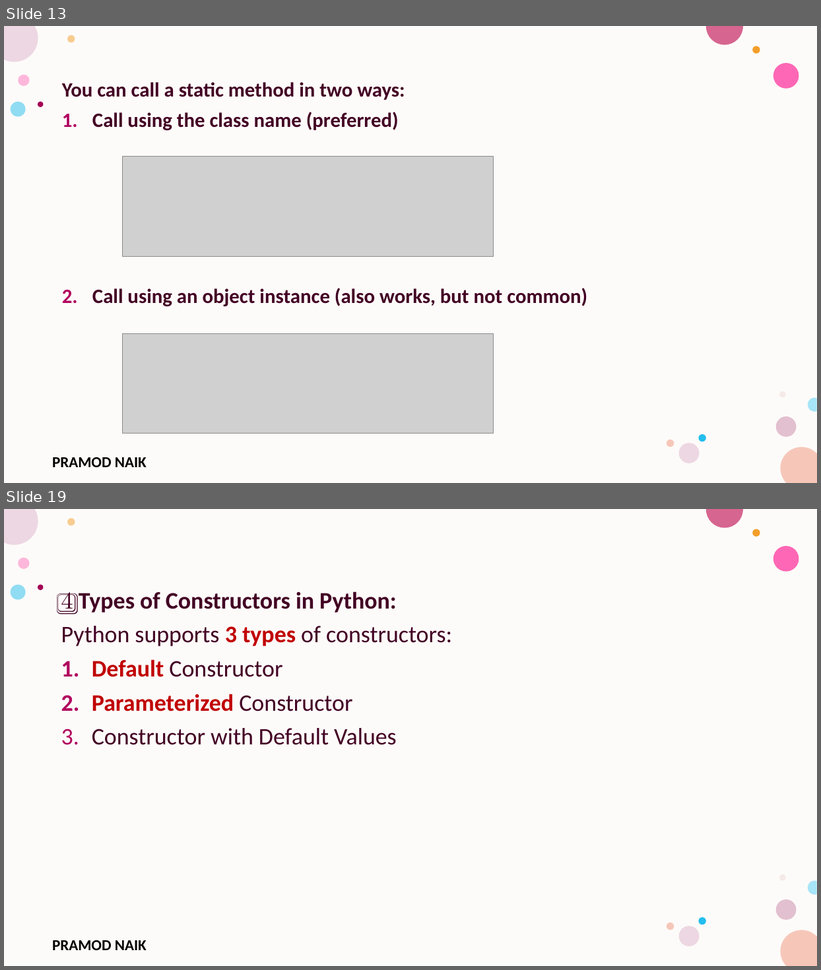
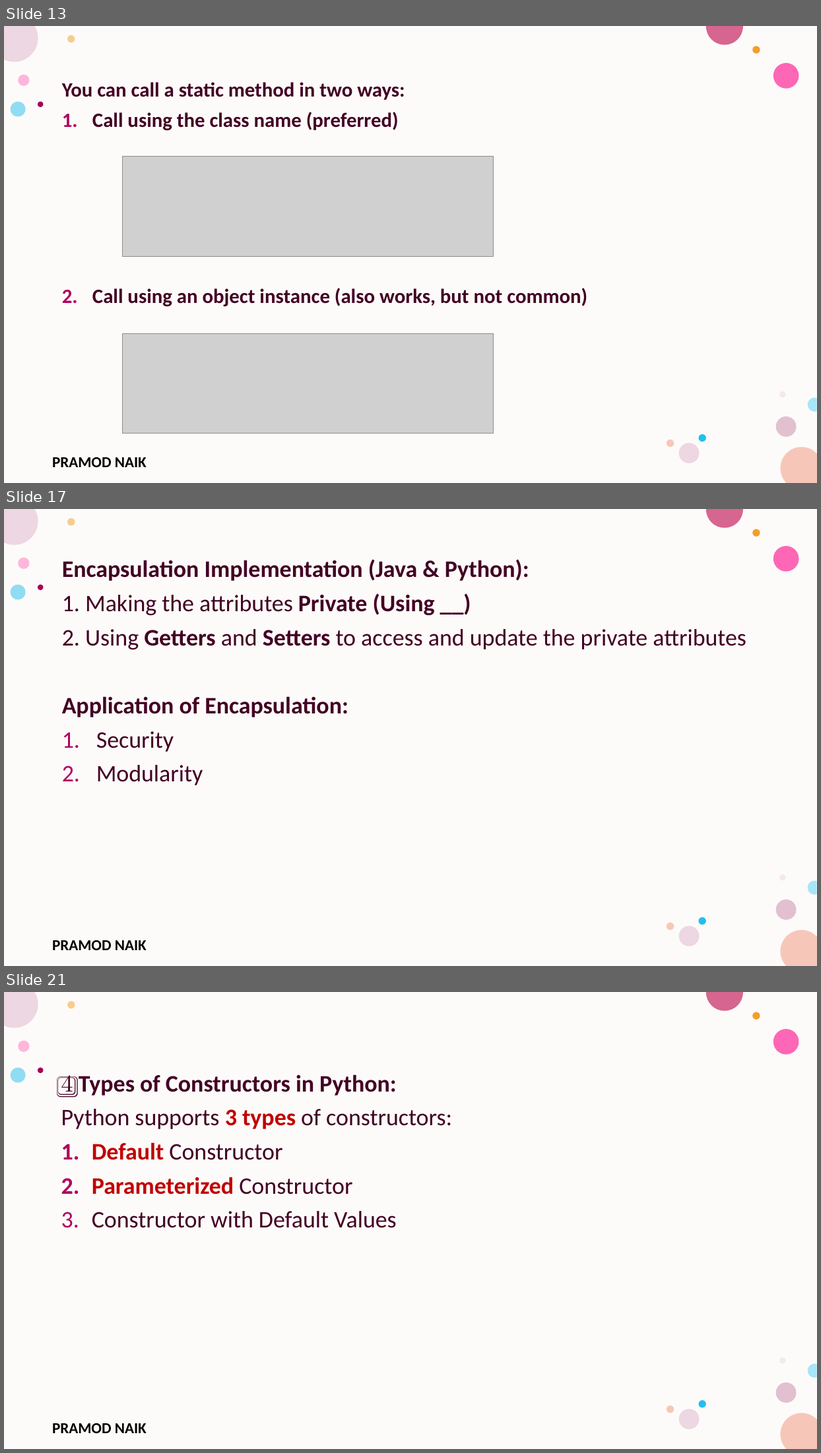
Before and after one commit to PRAMODNAIK-DEV/Backend-Dev-using-Python-FastAPI, a slide deck: Python Fundamentals/Collections and Classes.pptx. Shown one above the other, each under a label of ours: slides 13 and 19 before the commit, slides 13, 17 and 21 after it; the slides between them are not shown. The pictures are 821x970 and 821x1453 pixels, drawn with LibreOffice and Linux fonts; fonts in the diff are those of the drawing; grey boxes stand for pictures; background and template pictures are left out. Boxes give left, top, right and bottom in pixels: in the first picture for what was removed or moved away, otherwise in the second. Text is boxed around its words. In the diff, an @@ line names an element or a change of style, - is before the commit and + after.

```diff
--- a/Python Fundamentals/Collections and Classes.pptx
+++ b/Python Fundamentals/Collections and Classes.pptx
@@ slide 17 added at (x1=4, y1=509, x2=817, y2=966), background #FFFFFF; not listed: 17 template elements that a slide beside it also shows @@
@@ text added at (x1=62, y1=559, x2=746, y2=786), 28 pt, text #420023, bold @@
+Encapsulation Implementation (Java & Python):
+1. Making the attributes Private (Using __)
+2. Using Getters and Setters to access and update the private attributes
+Application of Encapsulation:
+1. Security
+2. Modularity
@@ what was slide 19 is now slide 21 @@
```
Also in this commit, not shown: 13 slides changed, 9 other slides added, 3 other files.
